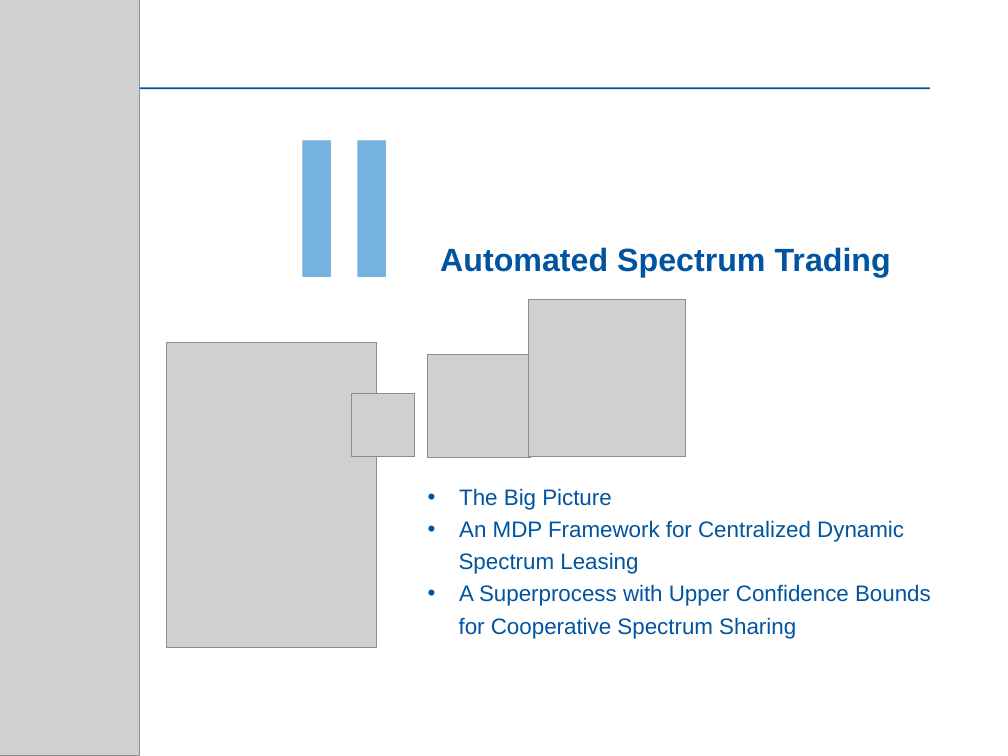
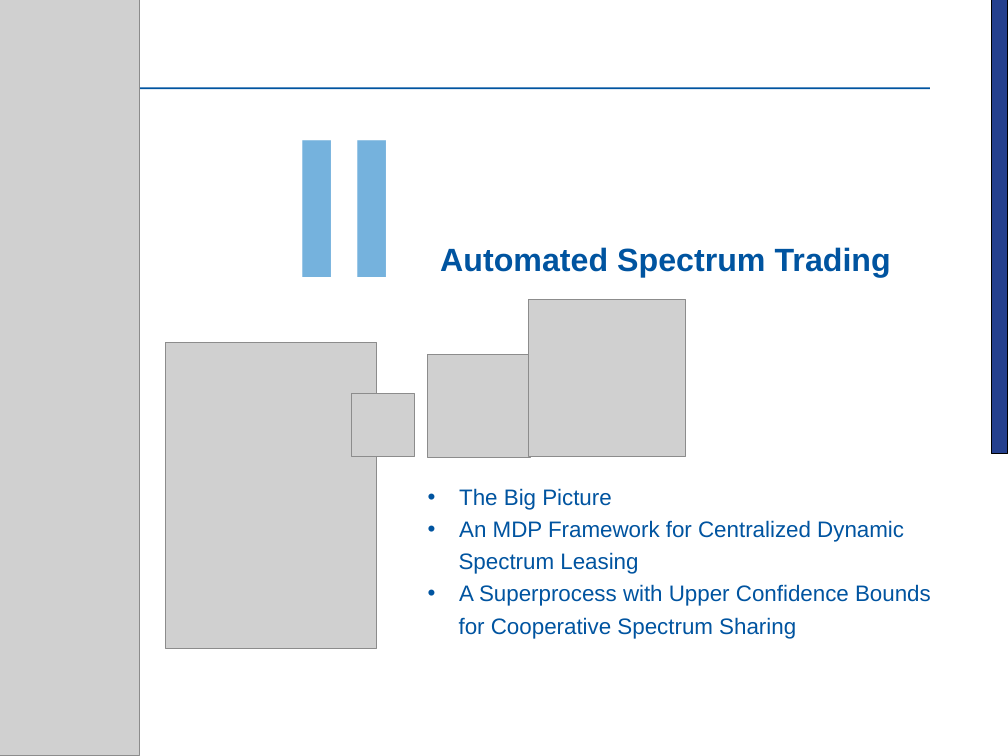
Before and after one commit to Mario-LopezTelecom/phdTesis, a slide deck: slide 24 of presentation/UPCT.ppt (slide 21 before the commit). Drawn at 1008x756 pixels with LibreOffice and Linux fonts; fonts in the diff are those of the drawing; grey boxes stand for pictures; background and template pictures are left out. Boxes give left, top, right and bottom in pixels: in the first picture for what was removed or moved away, otherwise in the second. Text is boxed around its words. In the diff, an @@ line names an element or a change of style, - is before the commit and + after.

```diff
--- a/presentation/UPCT.ppt
+++ b/presentation/UPCT.ppt
@@ rectangle added at <box>991,0,1008,454</box>, fill #25408E, outline #000000 0.74 pt @@
```
Also in this commit, not shown: 20 other slides changed, 19 slides added, 5 other files.
